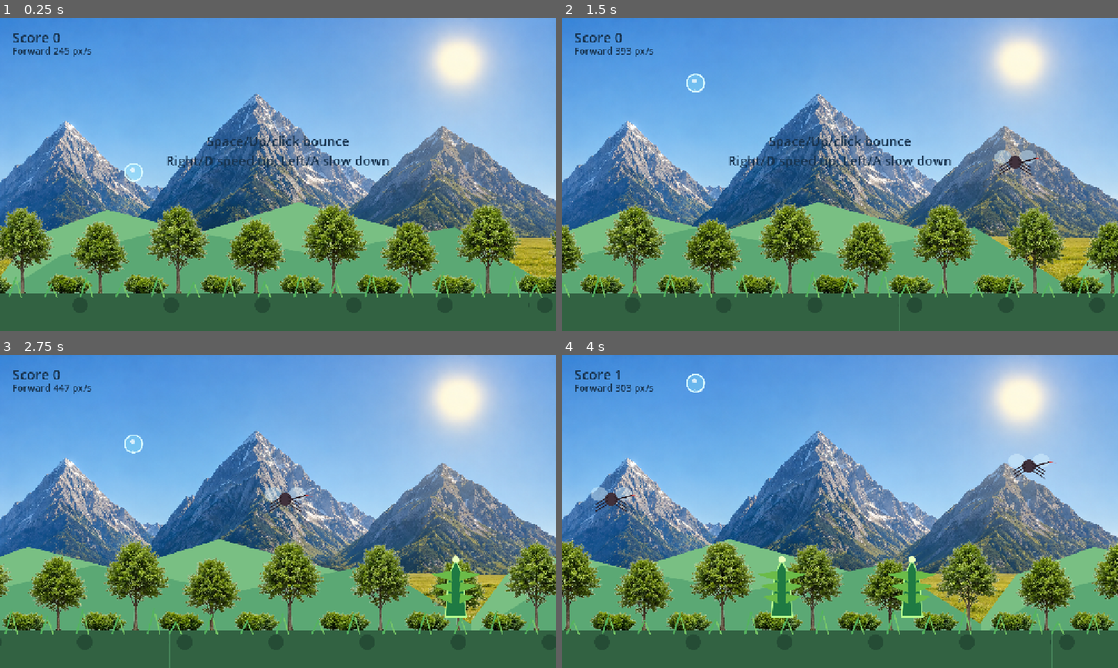
Above: before the commit, frames 1-4 (two rows, left to right).
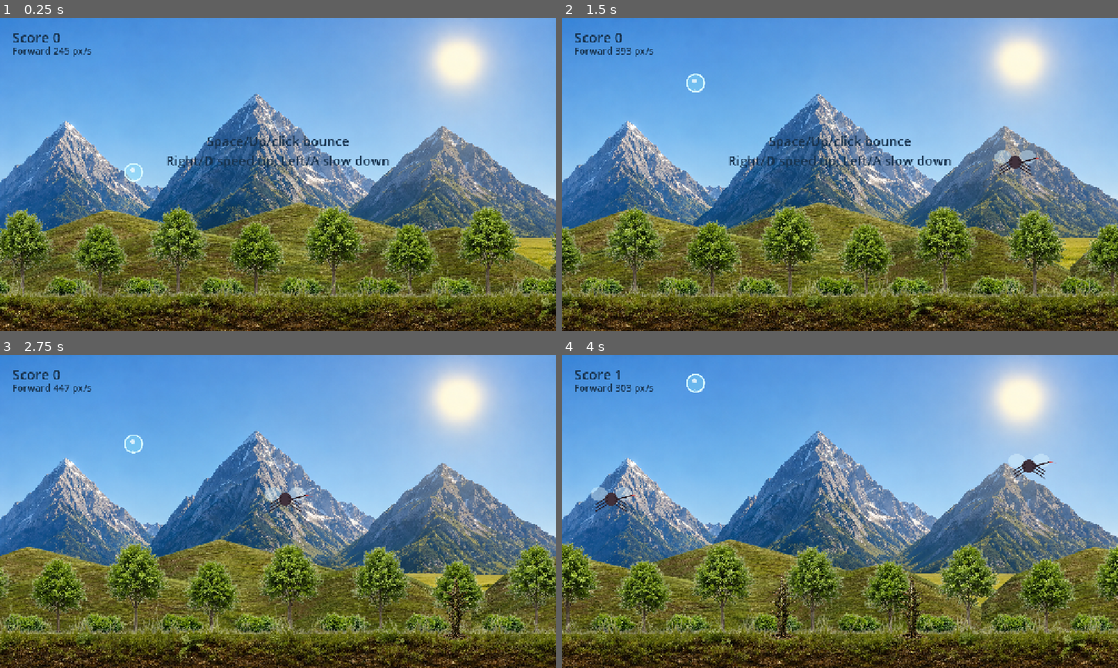
Above: after the commit, the same moments.

Repository: steinshuh/BubbleBriar
Game: Godot game, scene res://scenes/Main.tscn
Same seed, same stepped clock (60 frames per second), same inputs: the game is played once before the commit and once after it.
Inputs:
- Up to frame 1 (0.25 s): no input
- Up to frame 2 (1.5 s): tap Enter (ui_accept) at 0.5, 0.77, 1.07 s; hold Right 0.53-1.28 s; tap Space (bounce) at 0.6, 1.35 s; hold Left from 1.28 s (still down)
- Up to frame 3 (2.75 s): tap Enter (ui_accept) at 1.52, 1.82 s; release Left at 2.03 s; hold Right from 2.03 s (still down); tap Space (bounce) at 2.1 s
- Up to frame 4 (4 s): tap Space (bounce) at 2.85, 3.6 s; tap Enter (ui_accept) at 3.02, 3.32, 3.77 s; release Right at 3.53 s; hold Left from 3.53 s (still down)

The runs differ from the first frame. In frame 1, 32% of the frame differs, in the area x 0-100%, y 58-100%; in frame 2, 32%; in frame 3, 33%; in frame 4, 33%.

Commit message:
Update obstacle and background assets

Diff:
--- a/scenes/SharpPlant.tscn
+++ b/scenes/SharpPlant.tscn
@@ -11,7 +11,8 @@
 script = ExtResource("1_sharp_plant")
 
 [node name="Sprite2D" type="Sprite2D" parent="."]
-position = Vector2(0, -70)
+scale = Vector2(0.1, 0.1)
+position = Vector2(0, -60)
 texture = ExtResource("2_sharp_plant_texture")
 
 [node name="CollisionShape2D" type="CollisionShape2D" parent="."]
--- a/scripts/background_layer.gd
+++ b/scripts/background_layer.gd
@@ -11,7 +11,7 @@
 
 # NEAR_TREES_VERTICAL_OFFSET moves the near-tree artwork down on the screen.
 # A positive y offset means the image starts lower, so less of the high tree tops are visible.
-const NEAR_TREES_VERTICAL_OFFSET := 170.0
+const NEAR_TREES_VERTICAL_OFFSET := 175.0
 
 # @export means the value can be edited in Godot's Inspector if the node is placed in a scene.
 # layer_kind chooses what this layer draws: 0 sky, 1 far hills, 2 near trees, 3 ground.
--- a/scripts/bubble.gd
+++ b/scripts/bubble.gd
@@ -74,8 +74,9 @@
 	# Keep the bubble's x coordinate constant; Left/Right input changes only the world scroll rate.
 	position.x = fixed_x
 
-	# floor_y is the highest y position the bubble's bottom edge may touch.
-	var floor_y := viewport_size.y - 118.0
+	# floor_y is the lowest y position the bubble's bottom edge may touch before bouncing.
+	# Subtracting 88 instead of 118 moves that bounce limit 30 pixels lower on the screen.
+	var floor_y := viewport_size.y - 88.0
 	# If the bubble's bottom edge has gone below the floor, push it back up.
 	if position.y + radius > floor_y:
 		# Place the bubble exactly on top of the floor.
--- a/scripts/sharp_plant.gd
+++ b/scripts/sharp_plant.gd
@@ -22,7 +22,9 @@
 	# Put the plant just off the right side of the screen.
 	position.x = start_x
 	# Plants sit on the ground.
-	position.y = size.y - 118.0
+	# Subtracting 76 instead of 118 places the whole plant scene 42 pixels lower.
+	# Because this moves the root Area2D, the sprite, real hitbox, and debug hitbox all move together.
+	position.y = size.y - 76.0
 
 # _ready() runs once when the plant enters the scene tree.
 func _ready() -> void:
Binary file added: assets/ChatGPT Image Jul 1, 2026, 11_02_57 AM.png
Not shown, changed: assets/ChatGPT Image Jul 1, 2026, 11_02_57 AM.png.import
Binary file changed: assets/far_hills.png
Binary file changed: assets/ground.png
Binary file added: assets/old_ground.png
Not shown, changed: assets/old_ground.png.import
Binary file changed: assets/sharp_plant.png
Binary file removed: assets/x (2).png
Binary file removed: assets/x.png
